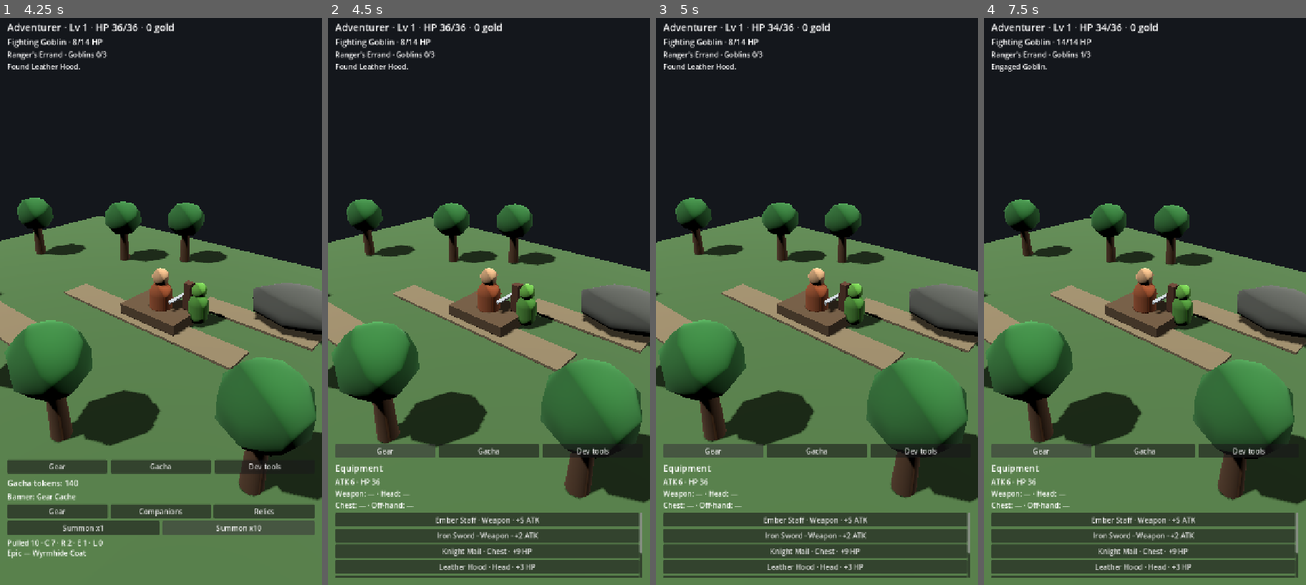
Above: before the commit, frames 1-4 (left to right).
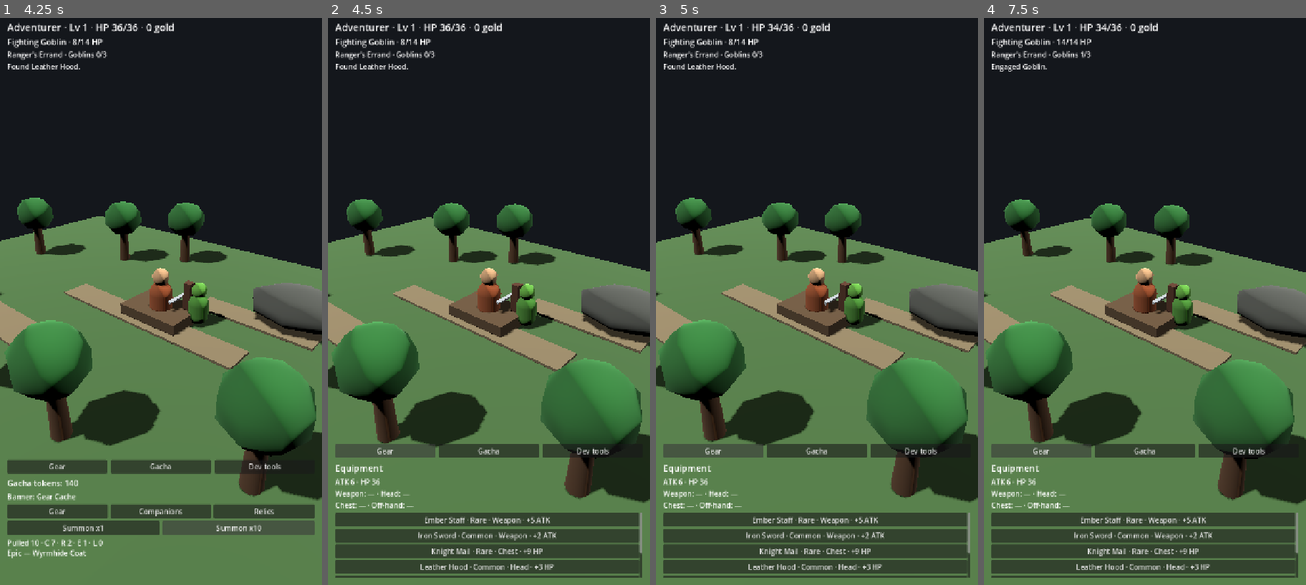
Above: after the commit, the same moments.

Repository: gabebartolo-spec/Idlerpg
Game: Godot game, scene res://main.tscn
Same seed, same stepped clock (60 frames per second), same inputs: the game is played once before the commit and once after it.
Inputs:
- Up to frame 1 (4.25 s): click "Gear" at 0.5 s; click "Gear" at 1.25 s; click "Gacha" at 2 s; click "Summon x1" at 2.75 s; click "Summon x10" at 3.5 s
- Up to frame 2 (4.5 s): click "Gear" at 4.25 s
- Up to frame 3 (5 s): no input
- Up to frame 4 (7.5 s): click "Gacha" at 5 s; click "Gacha" at 5.75 s; click "Dev tools" at 6.5 s; click "Gear" at 7.25 s

Frame 1 is identical in both runs. In frame 2, 1.1% of the frame differs, in the area x 28-71%, y 87-98%; in frame 3, 1.1%; in frame 4, 1.1%.

Commit message:
Expand gear slots and disposal values

Diff:
--- a/src/data/gear_catalog.gd
+++ b/src/data/gear_catalog.gd
@@ -5,15 +5,48 @@
 	"Iron Sword": {"slot": "weapon", "attack": 2, "hp": 0, "rarity": "Common"},
 	"Leather Hood": {"slot": "head", "attack": 0, "hp": 3, "rarity": "Common"},
 	"Oak Buckler": {"slot": "offhand", "attack": 0, "hp": 5, "rarity": "Common"},
+	"Rough Trousers": {"slot": "legs", "attack": 0, "hp": 3, "rarity": "Common"},
+	"Hide Gloves": {"slot": "hands", "attack": 1, "hp": 1, "rarity": "Common"},
+	"Trail Boots": {"slot": "feet", "attack": 0, "hp": 3, "rarity": "Common"},
+	"Copper Ring": {"slot": "accessory", "attack": 1, "hp": 1, "rarity": "Common"},
+
 	"Runed Longbow": {"slot": "weapon", "attack": 4, "hp": 0, "rarity": "Rare"},
 	"Knight Mail": {"slot": "chest", "attack": 0, "hp": 9, "rarity": "Rare"},
 	"Ember Staff": {"slot": "weapon", "attack": 5, "hp": 0, "rarity": "Rare"},
+	"Steel Greaves": {"slot": "legs", "attack": 1, "hp": 7, "rarity": "Rare"},
+	"Knight Gauntlets": {"slot": "hands", "attack": 2, "hp": 4, "rarity": "Rare"},
+	"Ranger Boots": {"slot": "feet", "attack": 2, "hp": 4, "rarity": "Rare"},
+	"Sapphire Charm": {"slot": "accessory", "attack": 2, "hp": 5, "rarity": "Rare"},
+
 	"Moonsteel Blade": {"slot": "weapon", "attack": 7, "hp": 2, "rarity": "Epic"},
 	"Wyrmhide Coat": {"slot": "chest", "attack": 1, "hp": 14, "rarity": "Epic"},
 	"Stormcaller": {"slot": "weapon", "attack": 8, "hp": 0, "rarity": "Epic"},
+	"Dragon Legguards": {"slot": "legs", "attack": 2, "hp": 11, "rarity": "Epic"},
+	"Rune Grips": {"slot": "hands", "attack": 4, "hp": 5, "rarity": "Epic"},
+	"Shadow Treads": {"slot": "feet", "attack": 3, "hp": 7, "rarity": "Epic"},
+	"Phoenix Sigil": {"slot": "accessory", "attack": 4, "hp": 8, "rarity": "Epic"},
+
 	"Crownblade": {"slot": "weapon", "attack": 12, "hp": 4, "rarity": "Legendary"},
+	"Starforged Helm": {"slot": "head", "attack": 4, "hp": 14, "rarity": "Legendary"},
+	"Titanheart Plate": {"slot": "chest", "attack": 3, "hp": 24, "rarity": "Legendary"},
+	"Worldwalker Boots": {"slot": "feet", "attack": 5, "hp": 12, "rarity": "Legendary"},
+
 	"Goblin Cleaver": {"slot": "weapon", "attack": 3, "hp": 0, "rarity": "Common"},
 	"Wolfskin Hood": {"slot": "head", "attack": 1, "hp": 5, "rarity": "Common"}
+}
+
+const SELL_VALUES := {
+	"Common": 8,
+	"Rare": 24,
+	"Epic": 70,
+	"Legendary": 220
+}
+
+const SALVAGE_TOKENS := {
+	"Common": 1,
+	"Rare": 2,
+	"Epic": 5,
+	"Legendary": 15
 }
 
 static func has_item(item_name: String) -> bool:
@@ -36,12 +69,32 @@
 static func rarity(item_name: String) -> String:
 	return str(item(item_name).get("rarity", "Common"))
 
+static func sell_value(item_name: String) -> int:
+	return int(SELL_VALUES.get(rarity(item_name), 0))
+
+static func salvage_tokens(item_name: String) -> int:
+	return int(SALVAGE_TOKENS.get(rarity(item_name), 0))
+
+static func comparison(item_name: String, equipped_name: String) -> String:
+	if not has_item(item_name):
+		return ""
+	var attack_delta := attack_bonus(item_name) - attack_bonus(equipped_name)
+	var hp_delta := hp_bonus(item_name) - hp_bonus(equipped_name)
+	var parts: Array[String] = []
+	if attack_delta != 0:
+		parts.append("%+d ATK" % attack_delta)
+	if hp_delta != 0:
+		parts.append("%+d HP" % hp_delta)
+	if parts.is_empty():
+		return "Same combat stats"
+	return " · ".join(parts)
+
 static func summary(item_name: String) -> String:
 	var data := item(item_name)
 	if data.is_empty():
 		return item_name
 
-	var parts: Array[String] = [item_name, str(data.get("slot", "")).capitalize()]
+	var parts: Array[String] = [item_name, str(data.get("rarity", "Common")), str(data.get("slot", "")).capitalize()]
 	var attack := int(data.get("attack", 0))
 	var hp := int(data.get("hp", 0))
 	if attack > 0:
